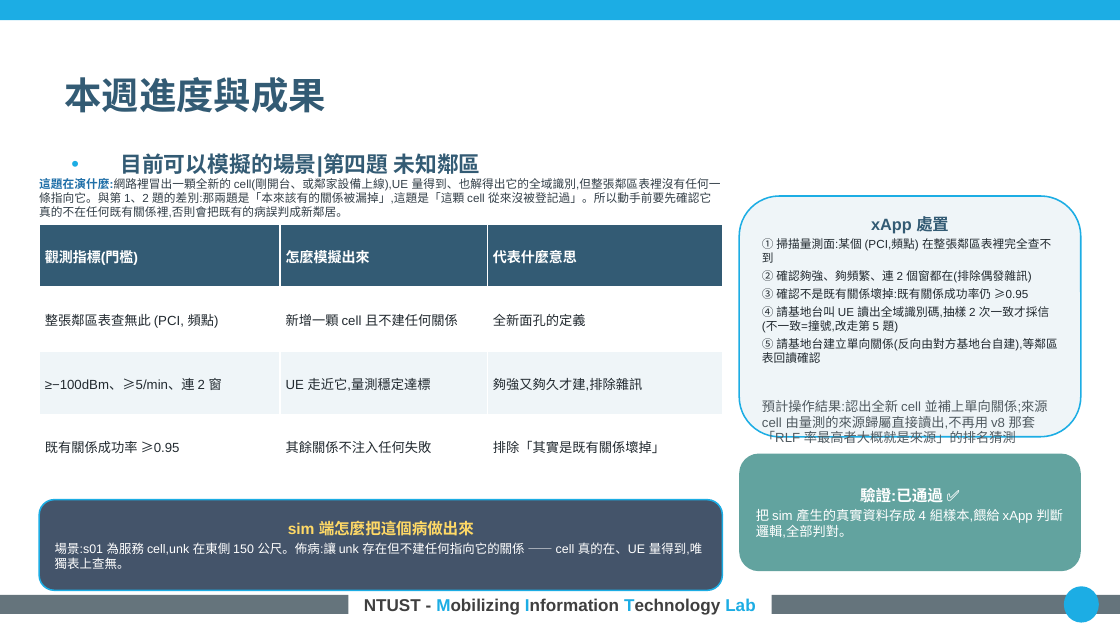
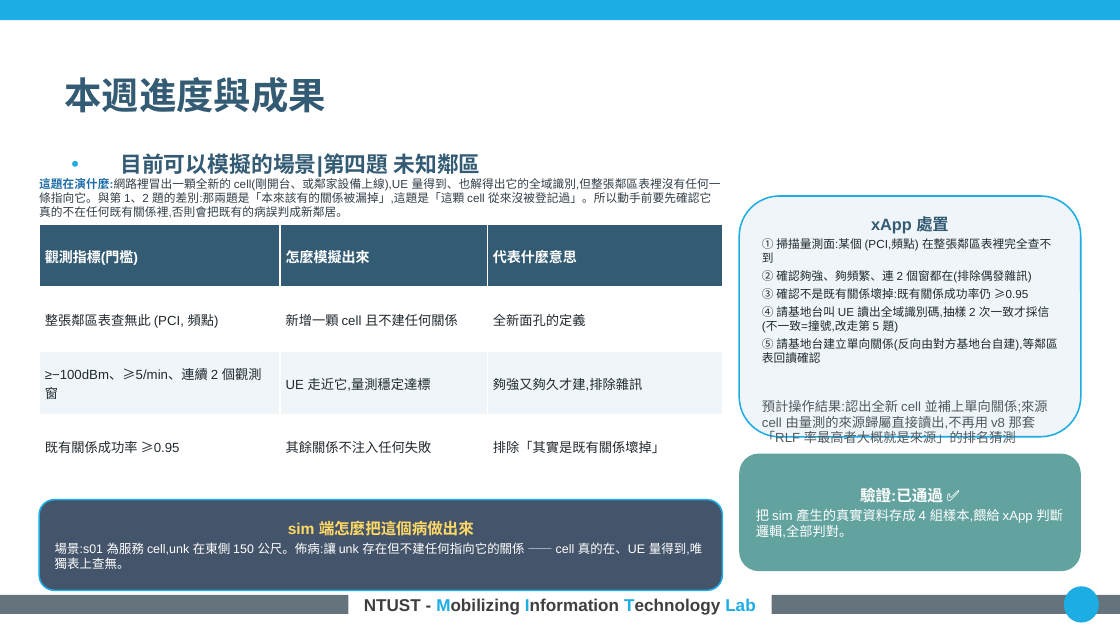
Before and after one commit to kimOuO/RAN-sim-OAI, a slide deck: slide 7 of docs/report/8_27_進度報告_v10十二題.pptx. Drawn at 1120x630 pixels with LibreOffice and Linux fonts; fonts in the diff are those of the drawing; background and template pictures are left out. Boxes give left, top, right and bottom in pixels: in the first picture for what was removed or moved away, otherwise in the second. Text is boxed around its words. In the diff, an @@ line names an element or a change of style, - is before the commit and + after.

```diff
--- a/docs/report/8_27_進度報告_v10十二題.pptx
+++ b/docs/report/8_27_進度報告_v10十二題.pptx
@@ table at <box>39,224,722,515</box> @@
-row 3, column 1: ≥−100dBm、≥5/min、連 2 窗
+row 3, column 1: ≥−100dBm、≥5/min、連續 2 個觀測窗
```
Also in this commit, not shown: 4 other slides changed.
